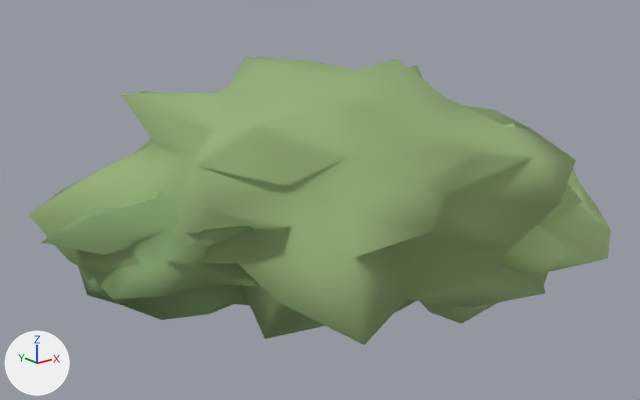
A saved change to the glTF model assets/models/bush.glb.
Camera for both pictures: a camera (50 mm lens) standing at (-1.563, -1.955, 1.144) and looking at (0.037, 0.046, 0.344). Lighting does not change. The marker at lower left points along +X, +Y and +Z. The first picture is the older version.

Objects in the first picture: 'geometry_0'.
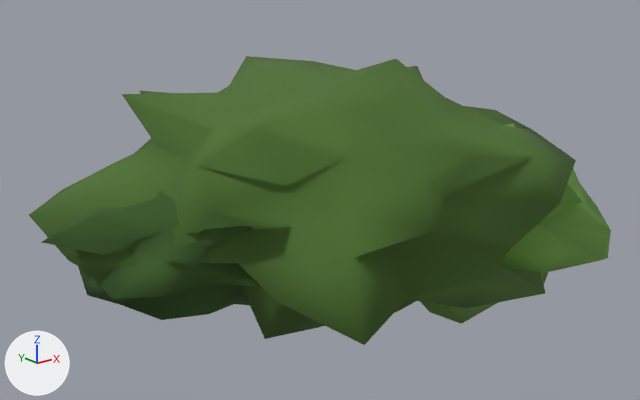
The change, as a list of edits to the scene's bpy script:
```text
Change me_geometry_0:
    where me_geometry_0.from_pydata(...)  # 500 vertices, 984 faces; spans x -0.82..0.81, y -0.72..0.91, z -0.01..0.79
    used by ob_geometry_0; location = (0.0, 0.0, 0.0)
    me_geometry_0 part 1: 664 faces centred in x -0.72..0.72, y -0.64..0.72, z 0.0..0.74 are repainted in the vertex colours; the middle colour goes from green #8fa26e to dark green #455c26
    me_geometry_0 part 2: 320 faces centred in x -0.1..0.76, y -0.63..0.22, z 0.02..0.54 are repainted in the vertex colours; the middle colour goes from green #afcd8f to green #6c9b45
```

Location of each change, [x1, y1, x2, y2] in pixels of the pictures (640 x 400 px):
part 1 of me_geometry_0, recoloured (green to dark green)
    both: [29, 56, 576, 345]
part 2 of me_geometry_0, recoloured (darker)
    both: [420, 123, 611, 324]
